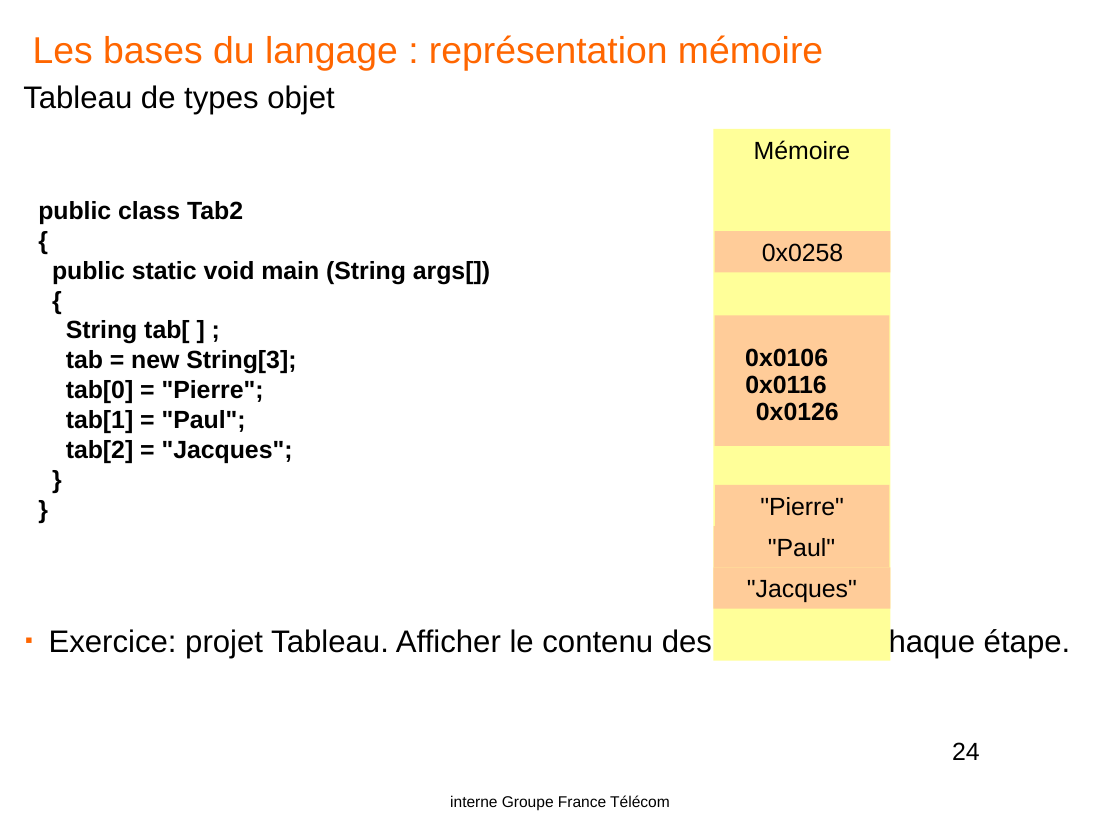
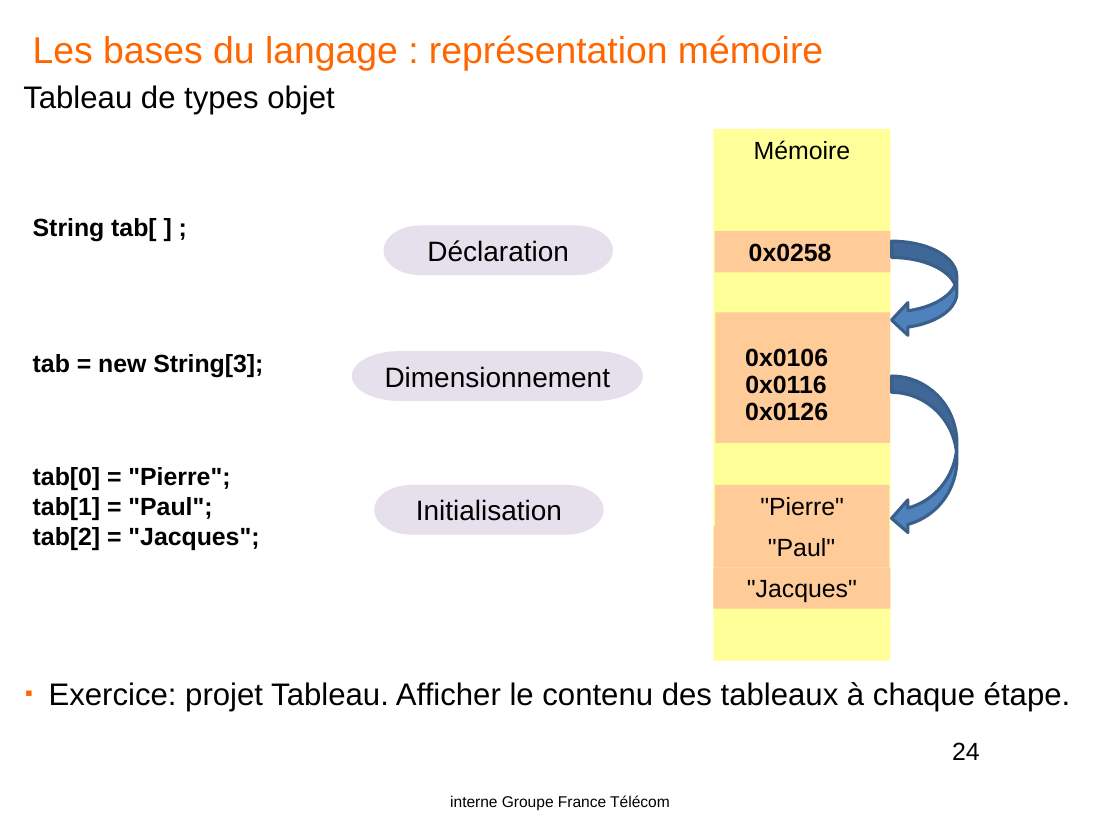
Before and after one commit to yplo6403/formationjava, a slide deck: slide 24 of doc/Java-OL1.pptx. Drawn at 1120x840 pixels with LibreOffice and Linux fonts; fonts in the diff are those of the drawing; background and template pictures are left out. Boxes give left, top, right and bottom in pixels: in the first picture for what was removed or moved away, otherwise in the second. Text is boxed around its words. In the diff, an @@ line names an element or a change of style, - is before the commit and + after.

```diff
--- a/doc/Java-OL1.pptx
+++ b/doc/Java-OL1.pptx
@@ text "Exercice: projet Tableau. Afficher le ...": place and size @@
-text "Exercice: projet Tableau. Afficher le ..." at (49,627,1071,658)
+text "Exercice: projet Tableau. Afficher le ..." at (49,682,1071,711)
@@ text at (38,201,490,285): paragraphs removed @@
-public class Tab2
-{
-public static void main (String args[])
-{
@@ pill shape added at (384,225,614,274), fill #E6E0EC, 18 pt, text #000000 @@
+Déclaration
@@ text added at (749,243,832,262), 16 pt, text #000000, bold @@
+0x0258
@@ text in rectangle at (762,243,843,262): text removed @@
-0x0258
@@ curved left arrow added at (892,241,956,336), fill #4F81BD, outline #3A5F8C 2 pt @@
@@ rectangle: place and size @@
-rectangle at (715,316,889,447)
+rectangle at (716,312,890,444)
@@ text added at (33,354,263,378), 16 pt, text #000000, bold @@
+tab = new String[3];
@@ text at (66,350,296,463): paragraphs removed @@
-tab = new String[3];
-tab[0] = "Pierre";
-tab[1] = "Paul";
-tab[2] = "Jacques";
-}
-}
@@ pill shape added at (352,352,643,401), fill #E6E0EC, 18 pt, text #000000 @@
+Dimensionnement
@@ curved left arrow added at (892,376,956,535), fill #4F81BD, outline #3A5F8C 2 pt @@
@@ text "0x0126": place and size @@
-text "0x0126" at (756,402,839,421)
+text "0x0126" at (745,402,828,421)
@@ text added at (33,467,259,550), 16 pt, text #000000, bold @@
+tab[0] = "Pierre";
+tab[1] = "Paul";
+tab[2] = "Jacques";
@@ pill shape added at (374,485,604,534), fill #E6E0EC, 18 pt, text #000000 @@
+Initialisation
```
Also in this commit, not shown: 1 other slide changed.
